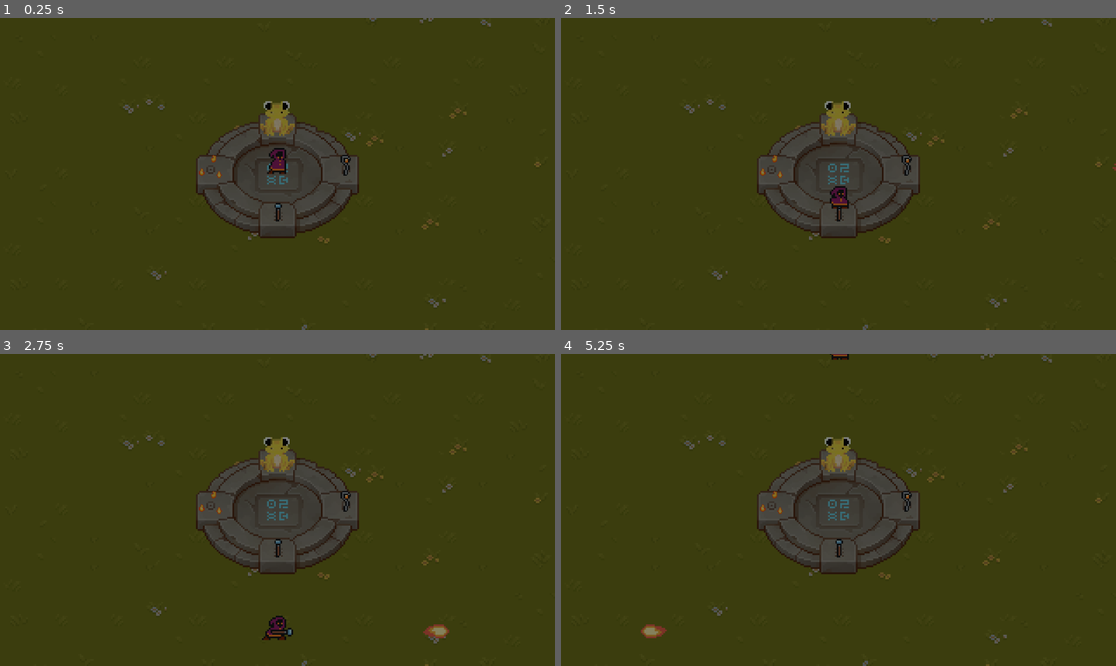
Above: before the commit, frames 1-4 (two rows, left to right).
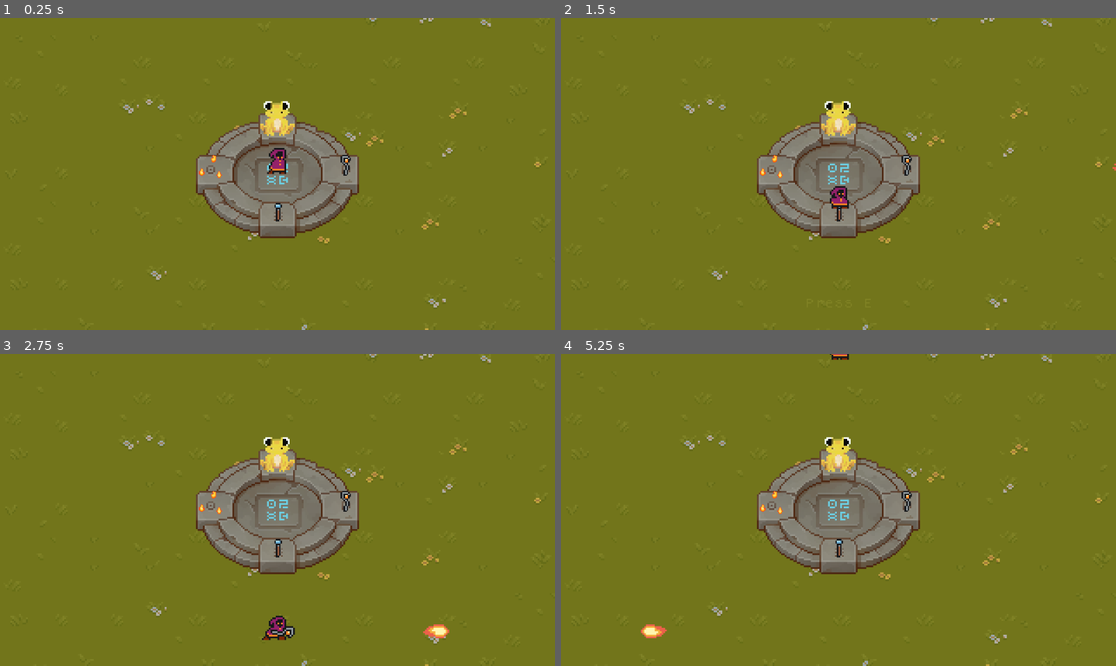
Above: after the commit, the same moments.

Repository: Kartik-Saini77/Spellstorm
Game: Godot game, scene res://scenes/game.tscn
Same seed, same stepped clock (60 frames per second), same inputs: the game is played once before the commit and once after it.
Inputs:
- Up to frame 1 (0.25 s): no input
- Up to frame 2 (1.5 s): tap Enter at 0.5 s; hold Right (fire_right) 0.53-1.28 s; tap E (E) at 0.6, 1.35 s; hold S (down) from 1.28 s (still down)
- Up to frame 3 (2.75 s): release S (down) at 2.03 s; hold Right (fire_right) from 2.03 s (still down); tap E (E) at 2.1 s
- Up to frame 4 (5.25 s): release Right (fire_right) at 2.78 s; hold Up (fire_up) 2.78-3.53 s; tap E (E) every 0.75 s from 2.85 to 5.1 s; hold Left (fire_left) 3.53-5.03 s; hold S (down) from 5.03 s (still down)

The runs differ from the first frame. In frame 1, 100% of the frame differs, in the area x 0-100%, y 0-100%; in frame 2, 100%; in frame 3, 100%; in frame 4, 100%.

Commit message:
Shop_Complete
Completed shop UI and added shop script

Diff:
--- /dev/null
+++ b/assets/fonts/button_background.tres
@@ -0,0 +1,14 @@
+[gd_resource type="StyleBoxFlat" format=3 uid="uid://evodhvk0ao7p"]
+
+[resource]
+bg_color = Color(0.389708, 0.631434, 0.586409, 1)
+border_width_bottom = 4
+border_color = Color(0, 0.389509, 0.444439, 1)
+corner_radius_top_left = 10
+corner_radius_top_right = 10
+corner_radius_bottom_right = 10
+corner_radius_bottom_left = 10
+corner_detail = 4
+shadow_size = 3
+shadow_offset = Vector2(0, 1)
+anti_aliasing = false
--- a/project.godot
+++ b/project.godot
@@ -23,6 +23,7 @@
 [global_group]
 
 Player="refers to the player sprite"
+shop_items=""
 
 [input]
 
--- a/scenes/player.tscn
+++ b/scenes/player.tscn
@@ -163,7 +163,7 @@
 "texture": ExtResource("7_crsa3")
 }],
 "loop": true,
-"name": &"attack_crystal",
+"name": &"attack Crystal",
 "speed": 10.0
 }, {
 "frames": [{
@@ -186,7 +186,7 @@
 "texture": ExtResource("13_q65h1")
 }],
 "loop": true,
-"name": &"attack_mighty",
+"name": &"attack Mighty",
 "speed": 10.0
 }, {
 "frames": [{
@@ -209,7 +209,7 @@
 "texture": ExtResource("19_uh8rw")
 }],
 "loop": true,
-"name": &"attack_wood",
+"name": &"attack Wood",
 "speed": 10.0
 }, {
 "frames": [{
@@ -330,8 +330,7 @@
 animation = &"idle"
 
 [node name="CollisionShape2D" type="CollisionShape2D" parent="."]
-visible = false
-position = Vector2(0, -4)
+position = Vector2(0, -5)
 shape = SubResource("CircleShape2D_melbh")
 
 [node name="Attack_Cooldown" type="Timer" parent="."]
--- a/scenes/shield_of_fire.tscn
+++ b/scenes/shield_of_fire.tscn
@@ -517,7 +517,7 @@
 [node name="Shield_Of_Fire" type="Node2D"]
 script = ExtResource("1_skoju")
 
-[node name="AnimatedSprite2D" type="AnimatedSprite2D" parent="."]
+[node name="AnimatedSprite2D" type="AnimatedSprite2D" parent="." groups=["shop_items"]]
 position = Vector2(0, -7)
 sprite_frames = SubResource("SpriteFrames_oexc0")
 animation = &"shield_3"
--- a/scenes/shop.tscn
+++ b/scenes/shop.tscn
@@ -1,39 +1,25 @@
-[gd_scene load_steps=13 format=3 uid="uid://v81mqcapod0o"]
-
+[gd_scene load_steps=20 format=3 uid="uid://v81mqcapod0o"]
+
+[ext_resource type="Script" path="res://scripts/shop.gd" id="1_bhjno"]
 [ext_resource type="Texture2D" uid="uid://r70101vd2j0s" path="res://assets/frog.png" id="1_wimty"]
 [ext_resource type="Texture2D" uid="uid://bngjtxhp55fft" path="res://assets/Little Mage1-1/_Staffs/staff_mighty.png" id="2_aw70q"]
 [ext_resource type="Texture2D" uid="uid://wcb5ea3qj1kh" path="res://assets/Little Mage1-1/_Staffs/staff_crystal.png" id="3_s0vmu"]
 [ext_resource type="Texture2D" uid="uid://cu6bud3de606s" path="res://assets/shield of fire-idle.png" id="4_edkbn"]
 [ext_resource type="FontFile" uid="uid://djw6p78gsyxsv" path="res://assets/fonts/dogica.ttf" id="5_bv2s7"]
+[ext_resource type="StyleBox" uid="uid://evodhvk0ao7p" path="res://assets/fonts/button_background.tres" id="6_i6uld"]
+[ext_resource type="Texture2D" uid="uid://bnkgyhxcrysf0" path="res://assets/coin(32x32).png" id="8_1t8by"]
 
 [sub_resource type="RectangleShape2D" id="RectangleShape2D_taen8"]
 size = Vector2(15, 19)
 
 [sub_resource type="RectangleShape2D" id="RectangleShape2D_iakh1"]
-size = Vector2(34, 32)
+size = Vector2(28, 28)
 
 [sub_resource type="RectangleShape2D" id="RectangleShape2D_se5o0"]
-size = Vector2(35, 34)
+size = Vector2(33, 34)
 
 [sub_resource type="RectangleShape2D" id="RectangleShape2D_7666n"]
-size = Vector2(34, 34)
-
-[sub_resource type="Animation" id="Animation_4t7jl"]
-resource_name = "fade_in_out"
-length = 2.0
-loop_mode = 1
-tracks/0/type = "value"
-tracks/0/imported = false
-tracks/0/enabled = true
-tracks/0/path = NodePath(".:modulate")
-tracks/0/interp = 1
-tracks/0/loop_wrap = true
-tracks/0/keys = {
-"times": PackedFloat32Array(0, 0.5, 1, 2),
-"transitions": PackedFloat32Array(1, 1, 1, 1),
-"update": 0,
-"values": [Color(1, 1, 1, 1), Color(1, 1, 1, 0), Color(1, 1, 1, 1), Color(1, 1, 1, 1)]
-}
+size = Vector2(33, 34)
 
 [sub_resource type="Animation" id="Animation_atbin"]
 length = 0.001
@@ -50,13 +36,76 @@
 "values": [Color(1, 1, 1, 1)]
 }
 
+[sub_resource type="Animation" id="Animation_4t7jl"]
+resource_name = "fade_in_out"
+length = 2.0
+loop_mode = 1
+tracks/0/type = "value"
+tracks/0/imported = false
+tracks/0/enabled = true
+tracks/0/path = NodePath(".:modulate")
+tracks/0/interp = 1
+tracks/0/loop_wrap = true
+tracks/0/keys = {
+"times": PackedFloat32Array(0, 0.5, 1.5, 2),
+"transitions": PackedFloat32Array(1, 1, 1, 1),
+"update": 0,
+"values": [Color(1, 1, 1, 0), Color(1, 1, 1, 1), Color(1, 1, 1, 1), Color(1, 1, 1, 0)]
+}
+
 [sub_resource type="AnimationLibrary" id="AnimationLibrary_g6qae"]
 _data = {
 "RESET": SubResource("Animation_atbin"),
 "fade_in_out": SubResource("Animation_4t7jl")
 }
 
+[sub_resource type="StyleBoxFlat" id="StyleBoxFlat_7hv01"]
+bg_color = Color(0.4452, 0.53, 0.514453, 1)
+border_width_bottom = 4
+border_color = Color(0.207, 0.227317, 0.23, 1)
+corner_radius_top_left = 10
+corner_radius_top_right = 10
+corner_radius_bottom_right = 10
+corner_radius_bottom_left = 10
+corner_detail = 4
+shadow_size = 3
+shadow_offset = Vector2(0, 1)
+anti_aliasing = false
+
+[sub_resource type="StyleBoxFlat" id="StyleBoxFlat_yp0xs"]
+bg_color = Color(0.445149, 0.694783, 0.647641, 1)
+border_width_bottom = 4
+border_color = Color(2.06962e-06, 0.448336, 0.510534, 1)
+corner_radius_top_left = 10
+corner_radius_top_right = 10
+corner_radius_bottom_right = 10
+corner_radius_bottom_left = 10
+corner_detail = 4
+shadow_size = 3
+shadow_offset = Vector2(0, 1)
+anti_aliasing = false
+
+[sub_resource type="StyleBoxFlat" id="StyleBoxFlat_8dwxg"]
+bg_color = Color(0.369226, 0.606057, 0.562139, 1)
+border_width_bottom = 4
+border_color = Color(0, 0.389509, 0.444439, 1)
+corner_radius_top_left = 10
+corner_radius_top_right = 10
+corner_radius_bottom_right = 10
+corner_radius_bottom_left = 10
+corner_detail = 4
+shadow_size = 3
+shadow_offset = Vector2(0, 1)
+anti_aliasing = false
+
+[sub_resource type="Theme" id="Theme_nwwls"]
+Button/styles/disabled = SubResource("StyleBoxFlat_7hv01")
+Button/styles/hover = SubResource("StyleBoxFlat_yp0xs")
+Button/styles/normal = ExtResource("6_i6uld")
+Button/styles/pressed = SubResource("StyleBoxFlat_8dwxg")
+
 [node name="Shop" type="Node2D"]
+script = ExtResource("1_bhjno")
 
 [node name="Frog" type="StaticBody2D" parent="."]
 
@@ -76,33 +125,32 @@
 texture = ExtResource("2_aw70q")
 
 [node name="CollisionShape2D" type="CollisionShape2D" parent="Crystal Wand"]
-position = Vector2(0, 23)
+position = Vector2(0, 25)
 shape = SubResource("RectangleShape2D_iakh1")
 
-[node name="Mighty_Wand" type="Area2D" parent="."]
-
-[node name="Mighty_Sprite2D" type="Sprite2D" parent="Mighty_Wand"]
+[node name="Mighty Wand" type="Area2D" parent="."]
+
+[node name="Mighty_Sprite2D" type="Sprite2D" parent="Mighty Wand"]
 position = Vector2(0, 22)
 scale = Vector2(0.875, 0.875)
 texture = ExtResource("3_s0vmu")
 
-[node name="CollisionShape2D" type="CollisionShape2D" parent="Mighty_Wand"]
-position = Vector2(39.5, -4)
+[node name="CollisionShape2D" type="CollisionShape2D" parent="Mighty Wand"]
+position = Vector2(42.5, -4)
 shape = SubResource("RectangleShape2D_se5o0")
 
-[node name="Shield" type="Area2D" parent="."]
-
-[node name="Shield_Sprite2D" type="Sprite2D" parent="Shield"]
+[node name="Shield Of Fire" type="Area2D" parent="."]
+
+[node name="Shield_Sprite2D" type="Sprite2D" parent="Shield Of Fire"]
 position = Vector2(-38, -3)
 scale = Vector2(0.453125, 0.453125)
 texture = ExtResource("4_edkbn")
 
-[node name="CollisionShape2D" type="CollisionShape2D" parent="Shield"]
-position = Vector2(-38, -3)
+[node name="CollisionShape2D" type="CollisionShape2D" parent="Shield Of Fire"]
+position = Vector2(-42.5, -3)
 shape = SubResource("RectangleShape2D_7666n")
 
 [node name="Label(Press E)" type="Label" parent="."]
-visible = false
 offset_left = -19.0
 offset_top = 72.0
 offset_right = 93.0
@@ -121,10 +169,67 @@
 
 [node name="Popup" type="CanvasLayer" parent="."]
 layer = 10
-scale = Vector2(24, 13.5)
-transform = Transform2D(24, 0, 0, 13.5, 0, 0)
+visible = false
 
 [node name="ColorRect" type="ColorRect" parent="Popup"]
-offset_right = 40.0
-offset_bottom = 40.0
+anchors_preset = 15
+anchor_right = 1.0
+anchor_bottom = 1.0
+grow_horizontal = 2
+grow_vertical = 2
 color = Color(0, 0, 0, 0.478431)
+
+[node name="Sprite2D" type="Sprite2D" parent="Popup"]
+position = Vector2(480, 270)
+scale = Vector2(5.25001, 5.25001)
+texture = ExtResource("2_aw70q")
+
+[node name="Description" type="Label" parent="Popup"]
+offset_left = 321.0
+offset_top = 318.0
+offset_right = 635.0
+offset_bottom = 424.0
+theme_override_colors/font_shadow_color = Color(0, 0, 0, 1)
+theme_override_colors/font_outline_color = Color(0, 0, 0, 1)
+theme_override_constants/line_spacing = 5
+theme_override_constants/shadow_offset_x = 0
+theme_override_constants/shadow_offset_y = 0
+theme_override_fonts/font = ExtResource("5_bv2s7")
+theme_override_font_sizes/font_size = 16
+text = "Crystal Wand
+
++10 Damage
+"
+horizontal_alignment = 1
+vertical_alignment = 1
+autowrap_mode = 3
+
+[node name="Control" type="Control" parent="Popup"]
+layout_mode = 3
+anchors_preset = 0
+offset_left = 407.0
+offset_top = 424.0
+offset_right = 555.0
+offset_bottom = 461.0
+theme = SubResource("Theme_nwwls")
+
+[node name="Button" type="Button" parent="Popup/Control"]
+layout_mode = 0
+offset_right = 148.0
+offset_bottom = 36.0
+focus_mode = 0
+theme_override_colors/font_disabled_color = Color(0.903598, 0.903598, 0.903598, 1)
+theme_override_colors/font_color = Color(1, 1, 1, 1)
+theme_override_colors/icon_normal_color = Color(1, 1, 1, 1)
+theme_override_colors/icon_disabled_color = Color(0.899258, 0.899258, 0.899258, 1)
+theme_override_fonts/font = ExtResource("5_bv2s7")
+text = "20 Buy "
+icon = ExtResource("8_1t8by")
+
+[connection signal="body_entered" from="Crystal Wand" to="." method="_on_crystal_area_entered"]
+[connection signal="body_exited" from="Crystal Wand" to="." method="_on_item_area_exited"]
+[connection signal="body_entered" from="Mighty Wand" to="." method="_on_mighty_area_entered"]
+[connection signal="body_exited" from="Mighty Wand" to="." method="_on_item_area_exited"]
+[connection signal="body_entered" from="Shield Of Fire" to="." method="_on_shield_area_entered"]
+[connection signal="body_exited" from="Shield Of Fire" to="." method="_on_item_area_exited"]
+[connection signal="pressed" from="Popup/Control/Button" to="." method="_on_purchase_pressed"]
--- a/scripts/player.gd
+++ b/scripts/player.gd
@@ -10,12 +10,12 @@
 var fireball_cooldown: float = 0.8
 var death_animation_duration: float = 4.0
 
-var equipped_wand: String = "crystal"
+var equipped_wand: String = "Mighty"
 var equipped_shield: Node2D = null
 var spell: String = "shield_of_fire"
 # Inventory
 var inventory = {
-	"coins": 0,
+	"coins": 25,
 	"shield": 0,
 	"fireball": false,
 }
@@ -24,6 +24,11 @@
 	pass
 
 func _physics_process(_delta: float) -> void:
+	if $"../Shop".popup.visible:
+		velocity = Vector2.ZERO
+		play_animation("idle")
+		return
+
 	var direction = Vector2.ZERO
 	var fire_direction = Vector2(
 		Input.get_axis("fire_left", "fire_right"),
@@ -53,7 +58,7 @@
 		sprite.play(animation_name)
 
 	match animation_name:
-		"attack_wood", "attack_crystal", "attack_mighty":
+		"attack Wood", "attack Crystal", "attack Mighty":
 			sprite.offset = Vector2(0, -8)  # Adjust to center 32x32 animations
 			if inventory["fireball"]:
 				sprite.speed_scale = 1.0
@@ -79,7 +84,7 @@
 func attack(fire_direction: Vector2):
 	if $Attack_Cooldown.is_stopped():
 		sprite.flip_h = fire_direction.x < 0
-		play_animation("attack_" + equipped_wand)
+		play_animation("attack " + equipped_wand)
 
 		var delay_timer = Timer.new()
 		delay_timer.one_shot = true
--- /dev/null
+++ b/scripts/shop.gd
@@ -0,0 +1,88 @@
+extends Node2D
+
+@onready var player: Node2D = get_tree().get_first_node_in_group("Player")
+@onready var label_press_e = $"Label(Press E)"
+@onready var animation_player = $AnimationPlayer
+@onready var popup = $Popup
+@onready var popup_sprite = $Popup/Sprite2D
+@onready var popup_description = $Popup/Description
+@onready var purchase_button = $Popup/Control/Button
+@onready var shield: Node2D = get_tree().get_first_node_in_group("shop_items")
+
+var items = {
+	"Crystal Wand": {"cost": 15, "description": "+10 Damage", "purchased": false, "texture": preload("res://assets/Little Mage1-1/_Staffs/staff_crystal.png")},
+	"Mighty Wand": {"cost": 25, "description": "+20 Damage", "purchased": false, "texture": preload("res://assets/Little Mage1-1/_Staffs/staff_mighty.png")},
+	"Shield Of Fire": {"cost": 5, "description": "Blocks 3 Attacks", "purchased": false, "texture": preload("res://assets/shield of fire-idle.png")}
+}
+
+var current_item = null
+
+func _ready():
+	label_press_e.visible = false
+	popup.visible = false
+
+func _process(_delta):
+	if popup.visible and Input.is_action_just_pressed("E"):
+		popup.visible = false
+	elif current_item and Input.is_action_just_pressed("E"):
+		open_popup()
+
+func _on_crystal_area_entered(body: Node2D):
+	var item_name: String = "Crystal Wand"
+	print(item_name)
+	current_item = item_name
+	label_press_e.visible = true
+	animation_player.play("fade_in_out")
+
+func _on_mighty_area_entered(body: Node2D):
+	var item_name: String = "Mighty Wand"
+	print(item_name)
+	current_item = item_name
+	label_press_e.visible = true
+	animation_player.play("fade_in_out")
+
+func _on_shield_area_entered(body: Node2D):
+	var item_name: String = "Shield Of Fire"
+	print(item_name)
+	current_item = item_name
+	label_press_e.visible = true
+	animation_player.play("fade_in_out")
+
+func _on_item_area_exited(_body: Node2D):
+	print("exit")
+	current_item = null
+	label_press_e.visible = false
+	animation_player.stop()
+
+func open_popup():
+	popup.visible = true
+	popup_sprite.texture = items[current_item]["texture"]
+	popup_description.text = current_item + "\n\n" + items[current_item]["description"]
+	purchase_button.text = str(items[current_item]["cost"]) + " Buy"
+
+	var player_coins = player.inventory["coins"]
+	if player_coins >= items[current_item]["cost"] or items[current_item]["purchased"]:
+		purchase_button.disabled = false
+	else:
+		purchase_button.disabled = true
+
+	player.play_animation("idle")
+
+
+func _on_purchase_pressed():
+	var cost = items[current_item]["cost"]
+	if current_item and player.inventory["coins"] >= cost:
+		if not current_item.begins_with("Shield Of Fire"):
+			items[current_item]["purchased"] = true
+			purchase_button.disabled = true
+		player.inventory["coins"] -= cost
+		player.update_coin_ui()
+
+		if current_item == "Crystal Wand" or current_item == "Mighty Wand":
+			player.equipped_wand = current_item.split(" ", false, 1)[0]
+		elif current_item == "Shield Of Fire":
+			player.inventory["shield"] = 3
+			player.equipped_shield = shield
+			shield.state = shield.ShieldState.EQUIPPED	#call update_animation() in the game code
+
+		print("Purchased:", current_item)
Binary file added: assets/coin(32x32).png
Not shown, added: assets/coin(32x32).png.import
